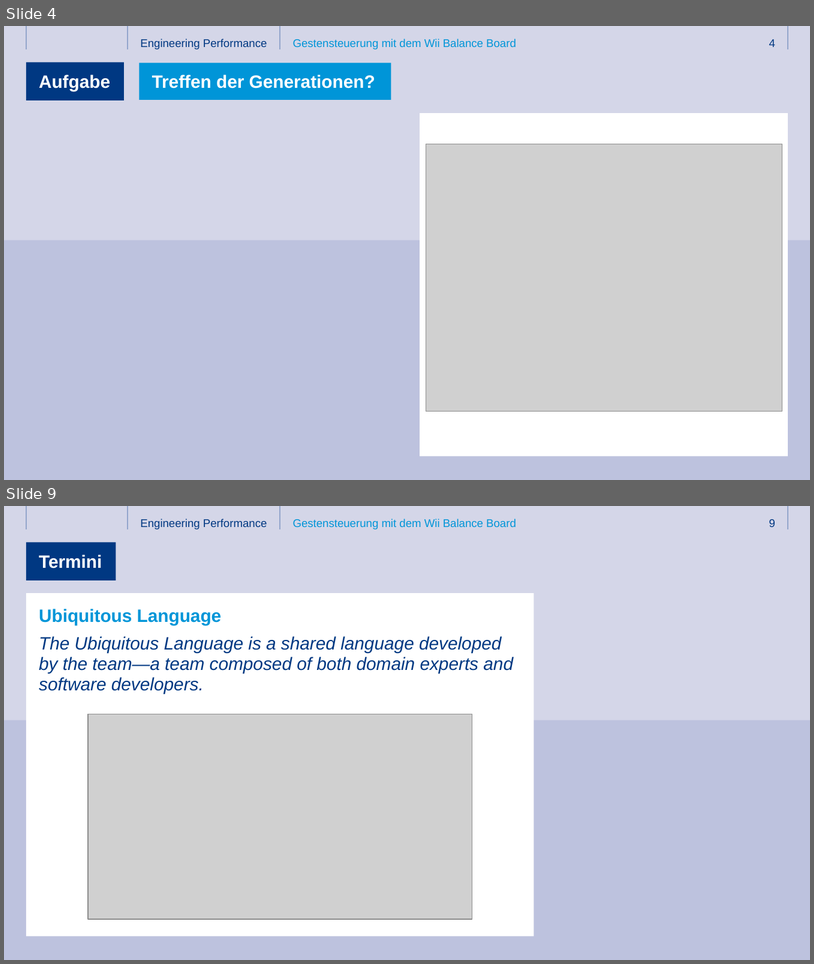
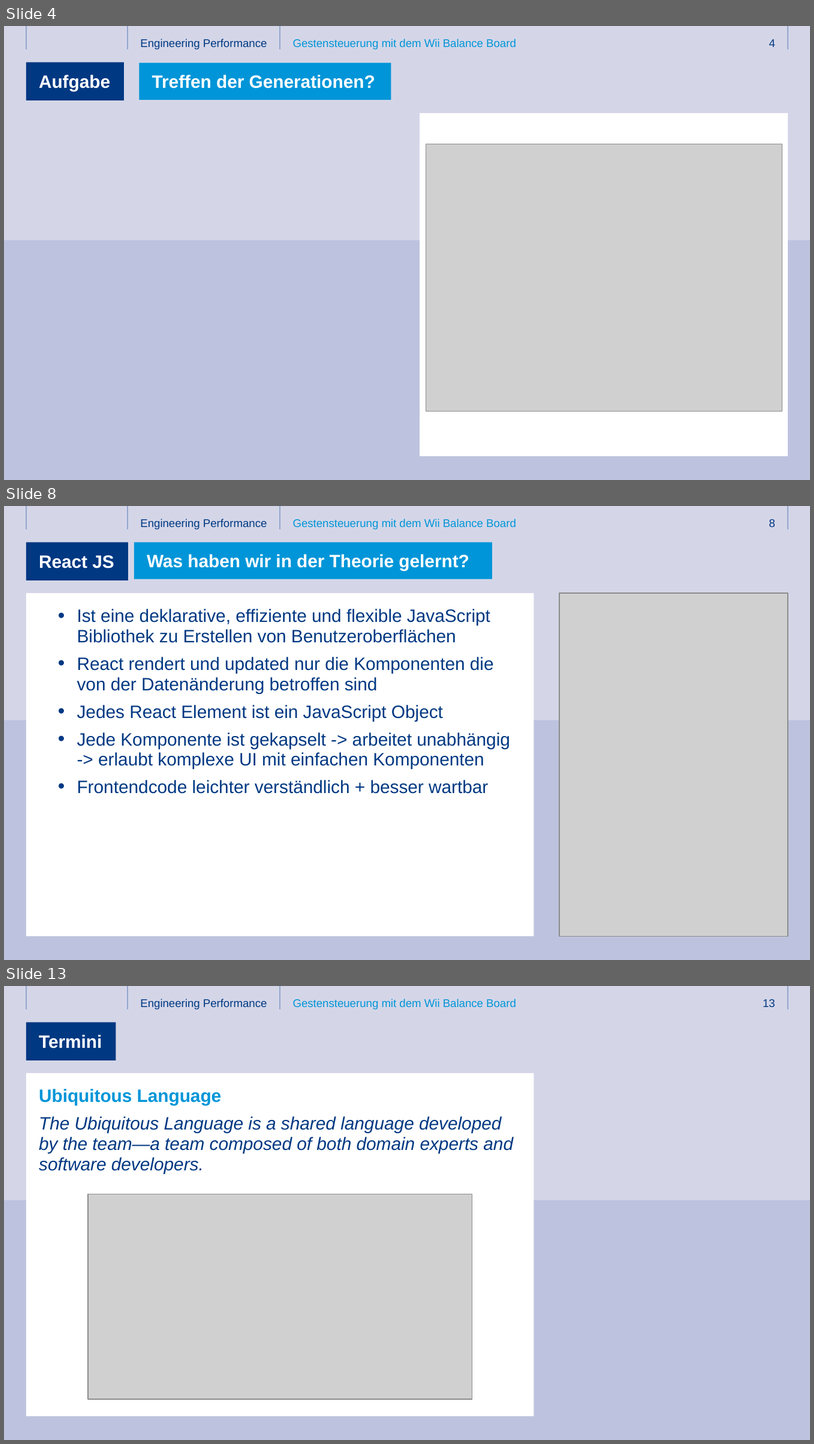
Before and after one commit to ThomasHein/3T2017, a slide deck: Folien/3T_2017_React und DDD.pptx. Shown one above the other, each under a label of ours: slides 4 and 9 before the commit, slides 4, 8 and 13 after it; the slides between them are not shown. The pictures are 814x964 and 814x1444 pixels, drawn with LibreOffice and Linux fonts; fonts in the diff are those of the drawing; grey boxes stand for pictures; background and template pictures are left out. Boxes give left, top, right and bottom in pixels: in the first picture for what was removed or moved away, otherwise in the second. Text is boxed around its words. In the diff, an @@ line names an element or a change of style, - is before the commit and + after.

```diff
--- a/Folien/3T_2017_React und DDD.pptx
+++ b/Folien/3T_2017_React und DDD.pptx
@@ slide 8 added at (x1=4, y1=506, x2=810, y2=960), background #FFFFFF; not listed: 10 template elements that a slide beside it also shows @@
@@ title added at (x1=26, y1=542, x2=128, y2=580), fill #003882, 16 pt, text #FFFFFF, bold @@
+React JS
@@ rectangle added at (x1=134, y1=542, x2=492, y2=579), fill #0095D8, 16 pt, text #FFFFFF, bold @@
+Was haben wir in der Theorie gelernt?
@@ picture added at (x1=560, y1=593, x2=788, y2=936) @@
@@ text added at (x1=77, y1=609, x2=510, y2=793), 16 pt, text #003882 @@
+      • Ist eine deklarative, effiziente und flexible JavaScript Bibliothek zu Erstellen von Benutzeroberflächen
+      • React rendert und updated nur die Komponenten die von der Datenänderung betroffen sind
+      • Jedes React Element ist ein JavaScript Object
+      • Jede Komponente ist gekapselt -> arbeitet unabhängig -> erlaubt komplexe UI mit einfachen Komponenten
+      • Frontendcode leichter verständlich + besser wartbar
@@ what was slide 9 is now slide 13 @@
@@ page number at (x1=763, y1=999, x2=776, y2=1007): text changed @@
-9
+13
```
Also in this commit, not shown: 4 slides changed, 5 other slides added, 2 slides removed, 1 other file.
